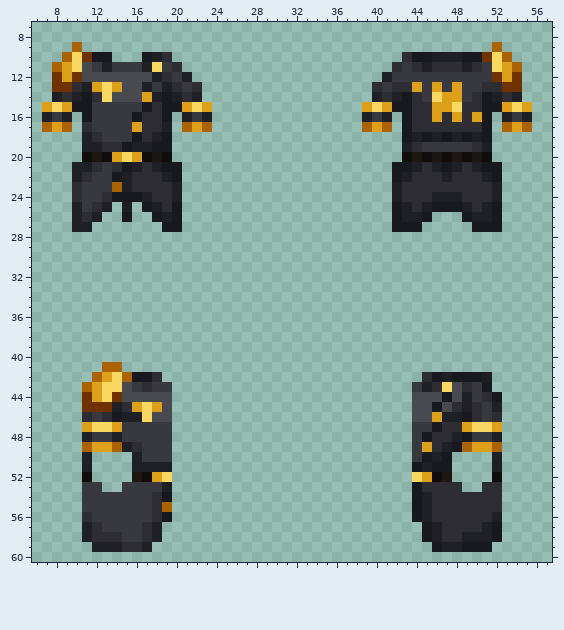
Pixel-art sprite, stored at Resources/Textures/SS220/Clothing/OuterClothing/Coats/centcom_field_officer_coat.rsi/equipped-OUTERCLOTHING.png. The picture above is the old version.
The file is 64x64 pixels. Pixels under 10% opacity are left out. Colours within 5 levels of each other are drawn and written as one. Shown: x 6..57, y 7..60.
Now the later version:
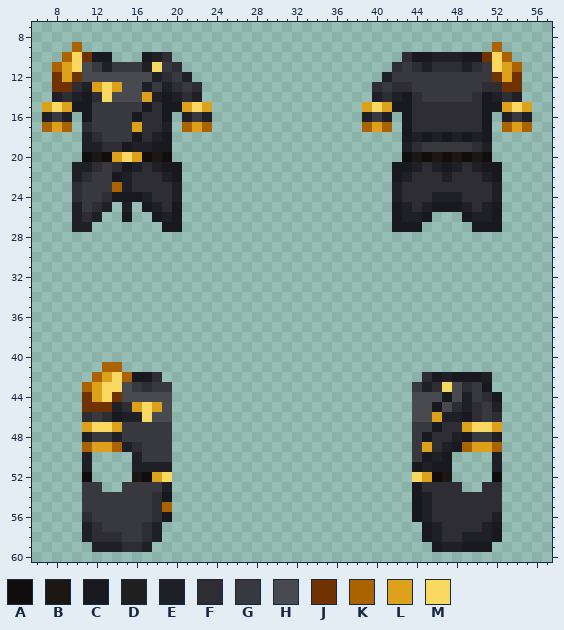
Palette (. is transparent): A #110d0c  B #1d1714  C #18191e  D #1f1f1f  E #1f2026  F #2d2d33  G #38383f  H #494950  J #703200  K #aa6300  L #dca01b  M #f8d860
The exact change:
The edit turns colour L into colour F in row 15 at x 46 to 47; in row 16 at x 46, 48 and 50.
The edit turns colour M into colour F in row 15 at x 48.
The edit turns colour L into colour G in row 13 at x 44, 46 and 48; in row 14 at x 47 to 48.
The edit turns colour M into colour G in row 14 at x 46.
Where, in picture pixels (left, top, right, bottom), the same in both pictures:
changed: (412, 82, 482, 122)
